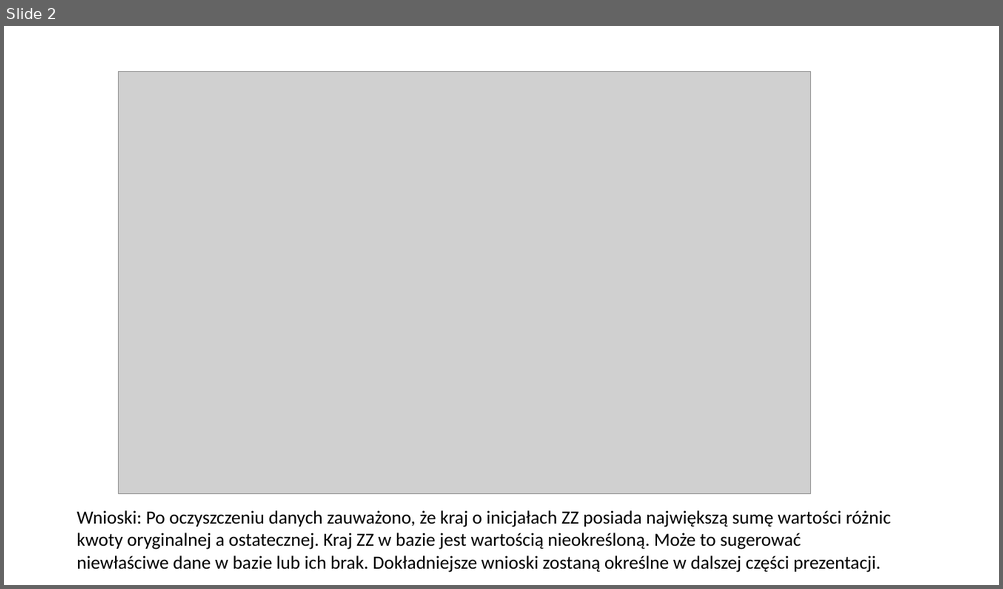
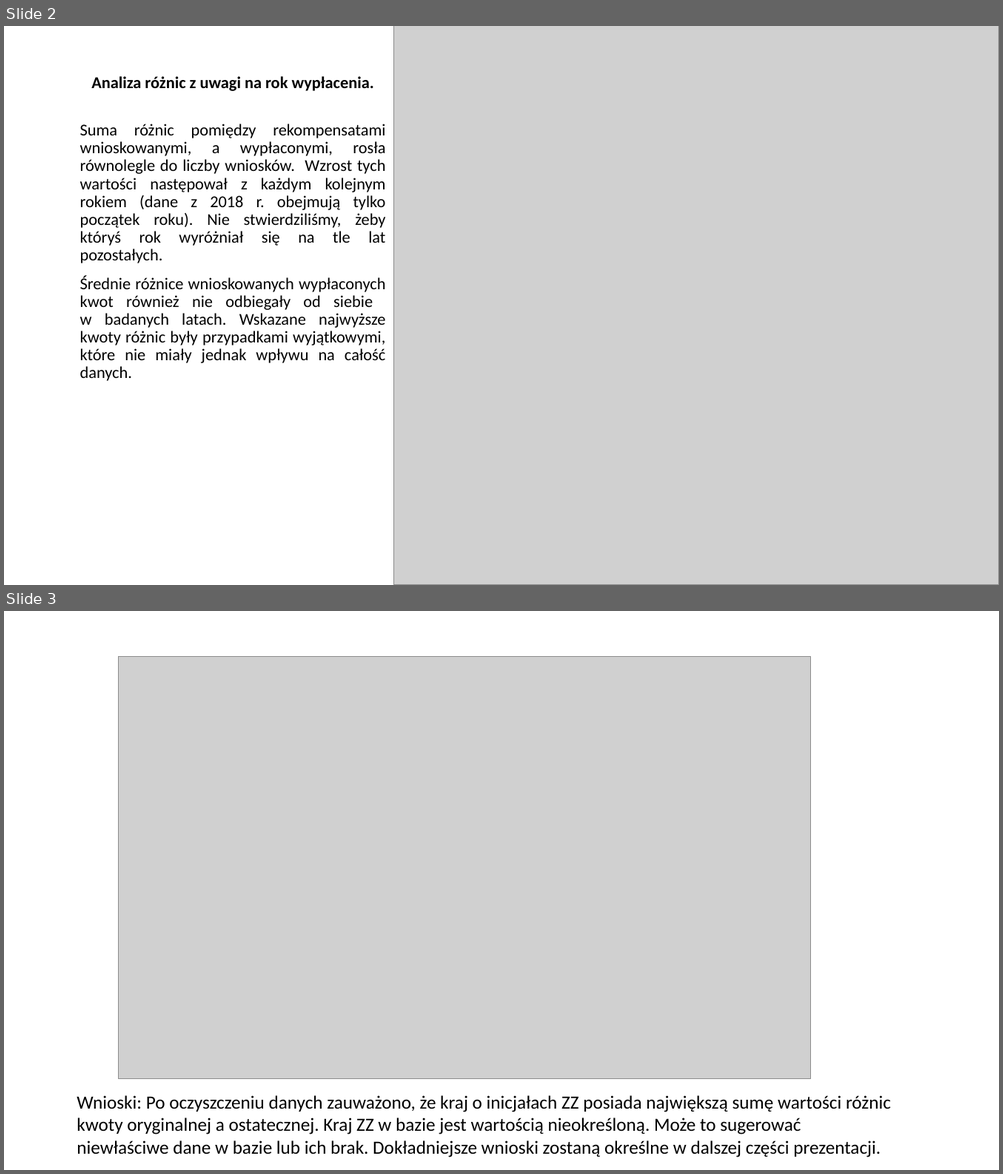
Before and after one commit to infoshareacademy/jdsz2-apacze, a slide deck: Apacze_projekt.pptx. Shown one above the other, each under a label of ours: slide 2 before the commit, slides 2 and 3 after it. The pictures are 1003x589 and 1003x1174 pixels, drawn with LibreOffice and Linux fonts; fonts in the diff are those of the drawing; grey boxes stand for pictures. Boxes give left, top, right and bottom in pixels: in the first picture for what was removed or moved away, otherwise in the second. Text is boxed around its words. In the diff, an @@ line names an element or a change of style, - is before the commit and + after.

Commit message:
czas

```diff
--- a/Apacze_projekt.pptx
+++ b/Apacze_projekt.pptx
@@ slide 2 added at [4, 26, 999, 585], background #FFFFFF @@
@@ picture added at [393, 26, 999, 585] @@
@@ title added at [91, 76, 374, 91], 16 pt, text #000000, bold @@
+Analiza różnic z uwagi na rok wypłacenia.
@@ text added at [80, 124, 386, 381], 16 pt, text #000000 @@
+Suma różnic pomiędzy rekompensatami wnioskowanymi, a wypłaconymi, rosła równolegle do liczby wniosków. Wzrost tych wartości następował z każdym kolejnym rokiem (dane z 2018 r. obejmują tylko początek roku). Nie stwierdziliśmy, żeby któryś rok wyróżniał się na tle lat pozostałych.
+Średnie różnice wnioskowanych wypłaconych kwot również nie odbiegały od siebie
+w badanych latach. Wskazane najwyższe kwoty różnic były przypadkami wyjątkowymi, które nie miały jednak wpływu na całość danych.
@@ what was slide 2 is now slide 3 @@
```
